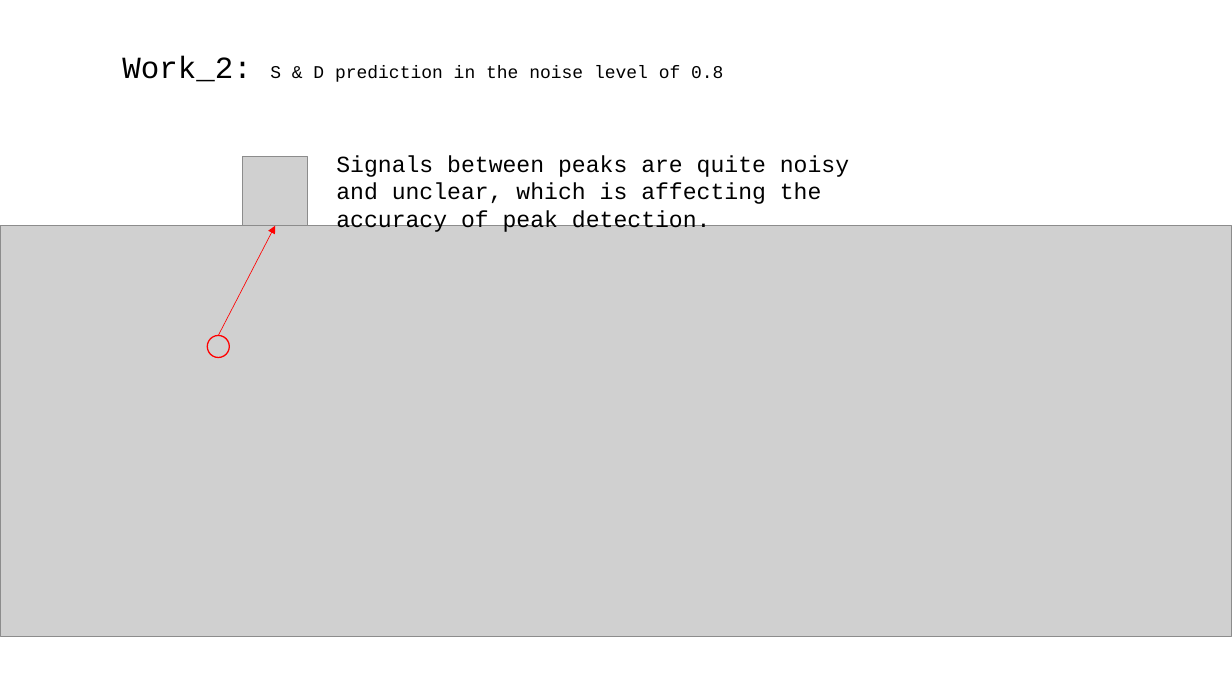
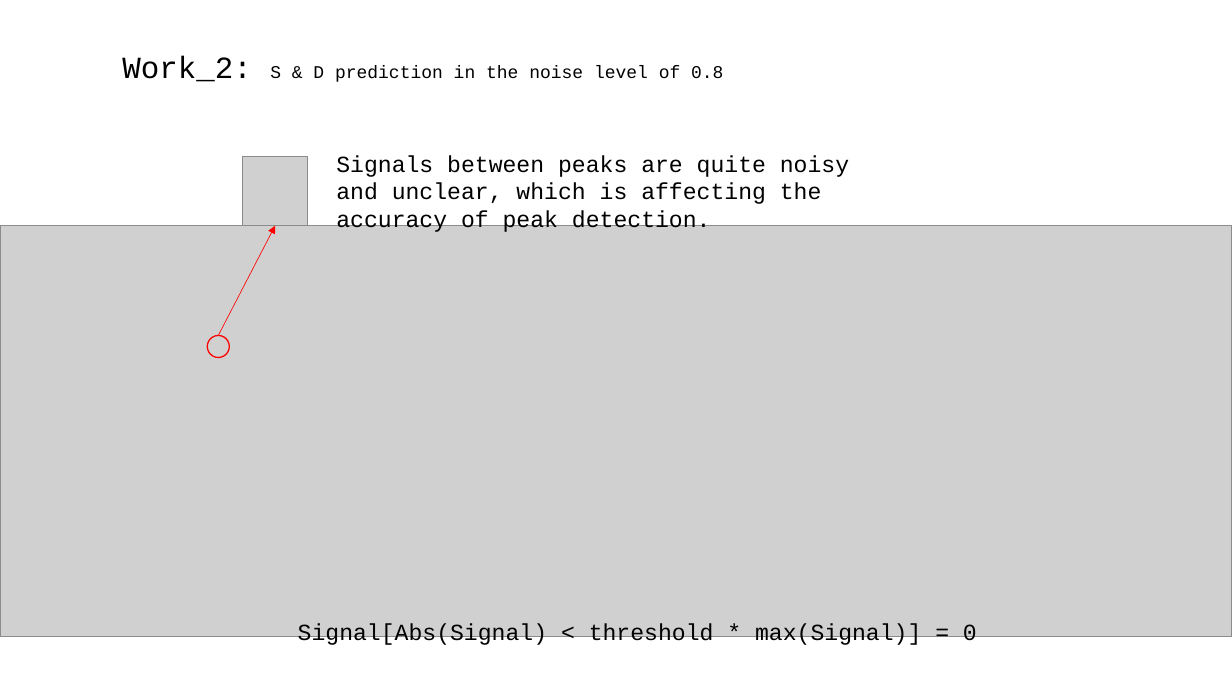
Before and after one commit to A-Big-Tortoise/Presentation, a slide deck: slide 11 of Presentation_821_JiayuChen.pptx. Drawn at 1232x693 pixels with LibreOffice and Linux fonts; fonts in the diff are those of the drawing; grey boxes stand for pictures. Boxes give left, top, right and bottom in pixels: in the first picture for what was removed or moved away, otherwise in the second. Text is boxed around its words. In the diff, an @@ line names an element or a change of style, - is before the commit and + after.

```diff
--- a/Presentation_821_JiayuChen.pptx
+++ b/Presentation_821_JiayuChen.pptx
@@ text added at box(298, 623, 977, 647), 18 pt, text #000000 @@
+Signal[Abs(Signal) < threshold * max(Signal)] = 0
```
Also in this commit, not shown: 7 other slides changed.
